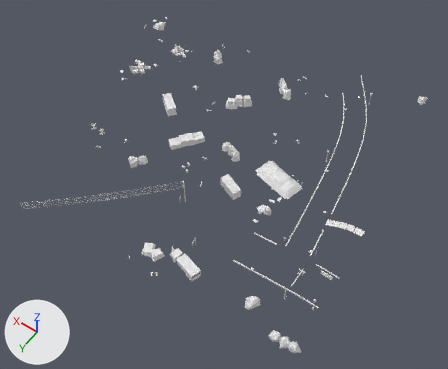
The glTF model assets/models/outdoor/outdoor_21.glb, before and after one commit.
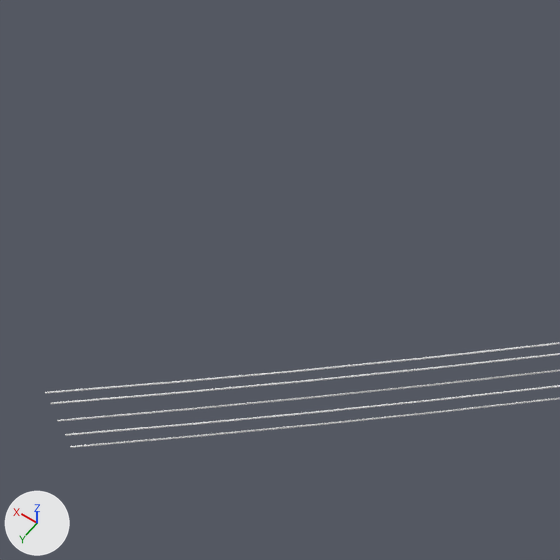
Old and new are each drawn whole from a camera (50 mm lens) standing at (-63.2, 95.2, 126.3) and looking at (-4.1, 12.5, -3.6) and again close up on the part from 3% to 17% of the width and 43% to 60% of the height. The axes (+X, +Y, +Z) are drawn at lower left. The lights are the same throughout. The first two pictures are the older version. Materials are left out; every surface is plain grey. Vertices at exactly the same position are counted once.

The older version as bpy lines, for what is in view:
```python
me_gas_station_town = bpy.data.meshes.new('gas_station_town')
me_gas_station_town.from_pydata(...)  # 6957 vertices, 9936 faces; spans x -45.7..47.9, y -43.8..53.0, z -0.9..8.6
# faces by material slot: [9326, 566, 44]
me_gas_station_town.materials.append(mat_kit_atlas)
me_gas_station_town.materials.append(mat_ground)
me_gas_station_town.materials.append(mat_decals)
ob_gas_station_town = bpy.data.objects.new('gas_station_town', me_gas_station_town)
ob_gas_station_town.location = (0.0, 0.0, 0.0)
```
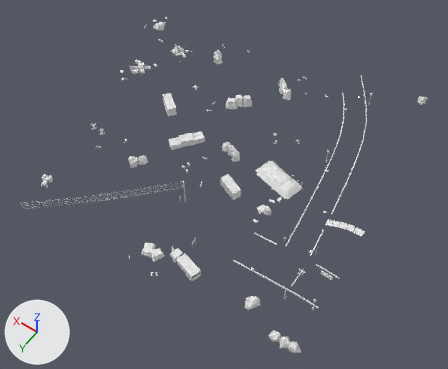
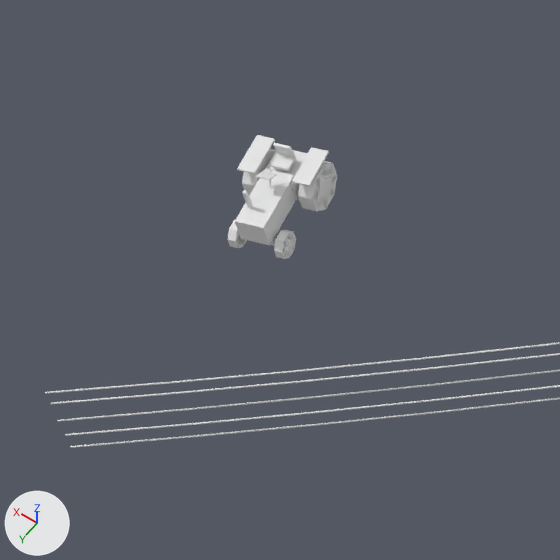
Boxes (x1, y1, x2, y2) around the edits, measured in the close-ups (560 x 560 px):
'gas_station_town', reshaped
    before: (45, 342, 560, 448)
    after: (45, 135, 560, 448)
part 1 of me_gas_station_town, added
    after: (227, 135, 337, 259)

The change, as a diff of the scene's bpy script:
```diff
--- a/assets/models/outdoor/outdoor_21.glb.py
+++ b/assets/models/outdoor/outdoor_21.glb.py
@@ me_gas_station_town @@
 # used by ob_gas_station_town; location = (0.0, 0.0, 0.0)
-me_gas_station_town.from_pydata(...)  # 6957 vertices, 9936 faces; spans x -45.7..47.9, y -43.8..53.0, z -0.9..8.6
+me_gas_station_town.from_pydata(...)  # 7253 vertices, 10274 faces; spans x -45.7..47.9, y -43.8..53.0, z -0.9..8.6
+# me_gas_station_town part 1
+# 254 vertices are added at x 29.9..32.8, y 39.5..43.0, z 0.7..2.8
+# 23 new vertices lie (0.4, 0.1, 0.0) away from vertices in x 30.3..32.4, y 39.5..41.4, z 0.7..2.5
+# 6 new vertices lie (0.9, 0.3, 0.0) away from vertices in x 30.3..31.3, y 39.8..42.5, z 1.3..2.1
+# 6 new vertices lie (0.5, 0.1, 0.0) away from vertices in x 32.0..32.2, y 40.5..41.0, z 0.7..2.1
+# 7 new vertices lie (0.4, 0.2, 0.0) away from vertices in x 30.3..32.0, y 39.6..41.2, z 1.4..2.7
+# 338 new faces join them
```
